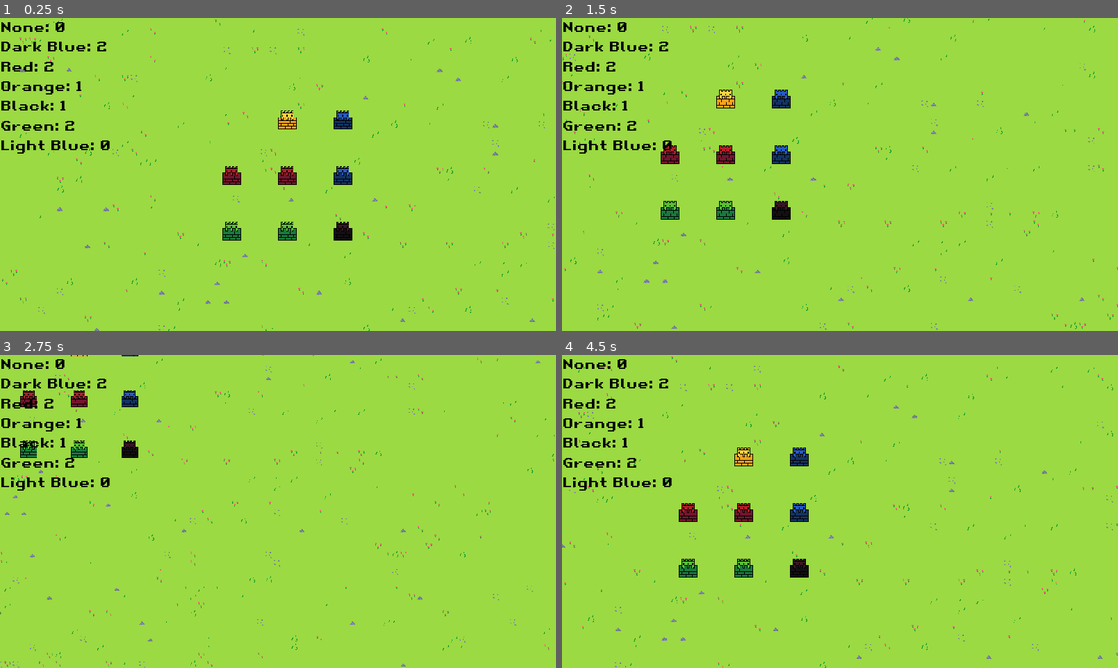
Above: before the commit, frames 1-4 (two rows, left to right).
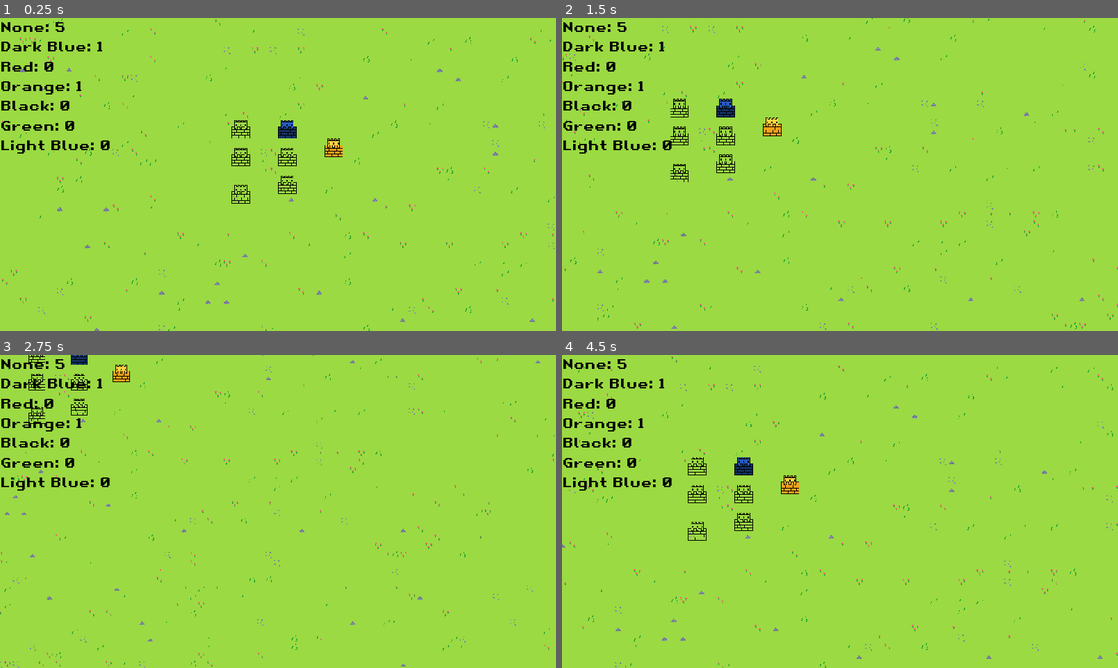
Above: after the commit, the same moments.

Repository: UltraMKF12/KingdomsRevolt
Game: Godot game, scene res://Scenes/WorldMap.tscn
Two runs of this game, one before a commit and one after it. Both use one fixed random seed, a clock stepped at 60 frames per second and the inputs below.
Inputs (mouse positions are in pixels of both pictures, inside the frame that each line leads up to):
- Up to frame 1 (0.25 s): no input
- Up to frame 2 (1.5 s): tap Enter at 0.5 s; move the mouse to (906, 121) at 0.52 s; hold Right (ui_right) 0.53-1.28 s; tap Mouse wheel down (mwheel_down) at 0.6 s; move the mouse to (806, 224) at 1.27 s; hold Down (ui_down) from 1.28 s (still down); tap Mouse wheel up (mwheel_up) at 1.35 s
- Up to frame 3 (2.75 s): move the mouse to (161, 408) at 2.02 s; release Down (ui_down) at 2.03 s; hold Right (ui_right) from 2.03 s (still down); tap Mouse wheel down (mwheel_down) at 2.1 s
- Up to frame 4 (4.5 s): move the mouse to (589, 398) at 2.77 s; release Right (ui_right) at 2.78 s; hold Up (ui_up) 2.78-3.53 s; tap Mouse wheel up (mwheel_up) at 2.85, 4.35 s; move the mouse to (656, 489) at 3.52 s; hold Left (ui_left) from 3.53 s (still down); tap Mouse wheel down (mwheel_down) at 3.6 s; move the mouse to (712, 561) at 4.27 s

The runs differ from the first frame. In frame 1, 2.1% of the frame differs, in the area x 8-64%, y 1-72%; in frame 2, 2.1%; in frame 3, 1.4%; in frame 4, 2.1%, in the area x 8-45%, y 1-72%.

Commit message:
Fix bug with castle groups
By using tool, the None group was not counted. Probably a bug in the engine itself. +Ghost castles appeared in print statements, when they were already deleted.

Diff:
--- a/Scenes/Castle.tscn
+++ b/Scenes/Castle.tscn
@@ -53,6 +53,7 @@
 script = ExtResource( 3 )
 
 [node name="CollisionShape2D" type="CollisionShape2D" parent="Area2D"]
+visible = false
 shape = SubResource( 10 )
 
 [connection signal="mouse_entered" from="Area2D" to="Area2D" method="_on_Area2D_mouse_entered"]
--- a/Scenes/WorldMap.tscn
+++ b/Scenes/WorldMap.tscn
@@ -72,33 +72,24 @@
 camera_speed = 4.8
 
 [node name="Castle" parent="." instance=ExtResource( 3 )]
-position = Vector2( 592, 176 )
+position = Vector2( 416, 192 )
+
+[node name="Castle2" parent="." instance=ExtResource( 3 )]
+position = Vector2( 496, 192 )
 castle_color = 1
 
-[node name="Castle2" parent="." instance=ExtResource( 3 )]
-position = Vector2( 592, 368 )
-castle_color = 4
-
 [node name="Castle3" parent="." instance=ExtResource( 3 )]
-position = Vector2( 496, 272 )
-castle_color = 2
+position = Vector2( 416, 240 )
 
 [node name="Castle4" parent="." instance=ExtResource( 3 )]
-position = Vector2( 400, 272 )
-castle_color = 2
+position = Vector2( 496, 240 )
+
+[node name="Castle7" parent="." instance=ExtResource( 3 )]
+position = Vector2( 576, 224 )
+castle_color = 3
 
 [node name="Castle5" parent="." instance=ExtResource( 3 )]
-position = Vector2( 592, 272 )
-castle_color = 1
+position = Vector2( 416, 304 )
 
 [node name="Castle6" parent="." instance=ExtResource( 3 )]
-position = Vector2( 496, 368 )
-castle_color = 5
-
-[node name="Castle7" parent="." instance=ExtResource( 3 )]
-position = Vector2( 400, 368 )
-castle_color = 5
-
-[node name="Castle8" parent="." instance=ExtResource( 3 )]
-position = Vector2( 496, 176 )
-castle_color = 3
+position = Vector2( 496, 288 )
--- a/Scripts/Castle.gd
+++ b/Scripts/Castle.gd
@@ -5,13 +5,11 @@
 
 var groups := ["None", "Dark Blue", "Red", "Orange", "Black", "Green", "Light Blue"]
 
+func _ready():
+	if not Engine.editor_hint:
+		add_to_group(groups[castle_color])
+
 
 func set_color(new_value):
 	castle_color = new_value
 	$Sprite.frame = new_value
-
-	for string in groups:
-		if(is_in_group(string)):
-			remove_from_group(string)
-
-	add_to_group(groups[new_value])
--- a/Scripts/CastleHover.gd
+++ b/Scripts/CastleHover.gd
@@ -16,12 +16,12 @@
 	tween.tween_callback(self, "hover")
 
 
-func _on_Area2D_mouse_entered() -> void:
+func _on_Area2D_mouse_entered():
 	selected = true
 	hover()
 
 
-func _on_Area2D_mouse_exited() -> void:
+func _on_Area2D_mouse_exited():
 	selected = false
 	tween.kill()
 	sprite.modulate = normal_color
--- a/Scripts/GroupCounterLabel.gd
+++ b/Scripts/GroupCounterLabel.gd
@@ -2,7 +2,7 @@
 
 var groups := ["None", "Dark Blue", "Red", "Orange", "Black", "Green", "Light Blue"]
 
-func _process(delta: float) -> void:
+func _process(delta):
 	text = "None: " + str(get_tree().get_nodes_in_group(groups[0]).size()) + "\n" + \
 "Dark Blue: " + str(get_tree().get_nodes_in_group(groups[1]).size()) + "\n" + \
 "Red: " + str(get_tree().get_nodes_in_group(groups[2]).size()) + "\n" + \
